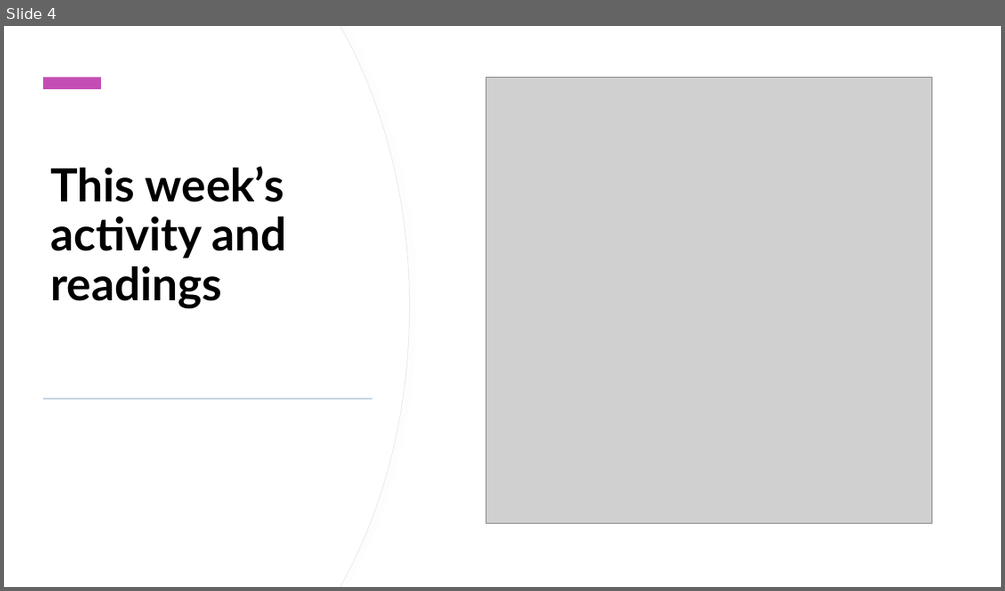
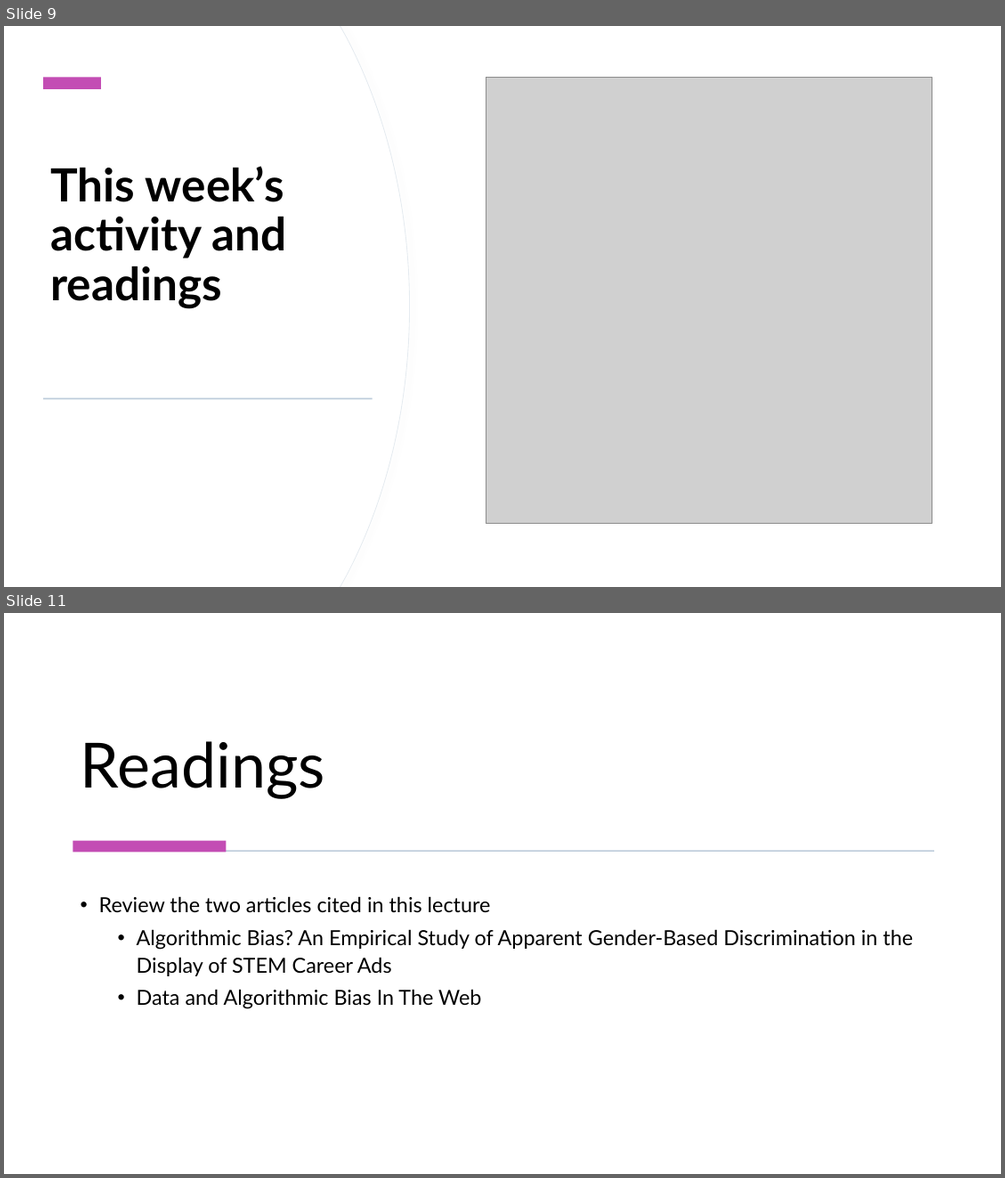
Before and after one commit to StephenCole19/Summer2020, a slide deck: soci2534/midterm/SOCIMidterm.pptx. Shown one above the other, each under a label of ours: slide 4 before the commit, slides 9 and 11 after it; the slides between them are not shown. The pictures are 1005x591 and 1005x1178 pixels, drawn with LibreOffice and Linux fonts; fonts in the diff are those of the drawing; grey boxes stand for pictures. Boxes give left, top, right and bottom in pixels: in the first picture for what was removed or moved away, otherwise in the second. Text is boxed around its words. In the diff, an @@ line names an element or a change of style, - is before the commit and + after.

```diff
--- a/soci2534/midterm/SOCIMidterm.pptx
+++ b/soci2534/midterm/SOCIMidterm.pptx
@@ slide 11 added at (4, 613, 1001, 1174), background #FFFFFF; not listed: 2 template elements that a slide beside it also shows @@
@@ rectangle added at (4, 613, 1001, 1174), fill #FFFFFF @@
@@ title added at (81, 741, 325, 799), 60 pt, text #000000 @@
+Readings
@@ rectangle added at (73, 840, 226, 852), fill #C34DB4 @@
@@ rectangle added at (75, 850, 934, 852), fill #BDCCDB @@
@@ text added at (99, 896, 913, 1009), 20 pt, text #000000 @@
+• Review the two articles cited in this lecture
+  • Algorithmic Bias? An Empirical Study of Apparent Gender-Based Discrimination in the Display of STEM Career Ads
+  • Data and Algorithmic Bias In The Web
@@ what was slide 4 is now slide 9 @@
```
Also in this commit, not shown: 4 slides changed, 6 other slides added, 9 slides removed, 16 other files.
